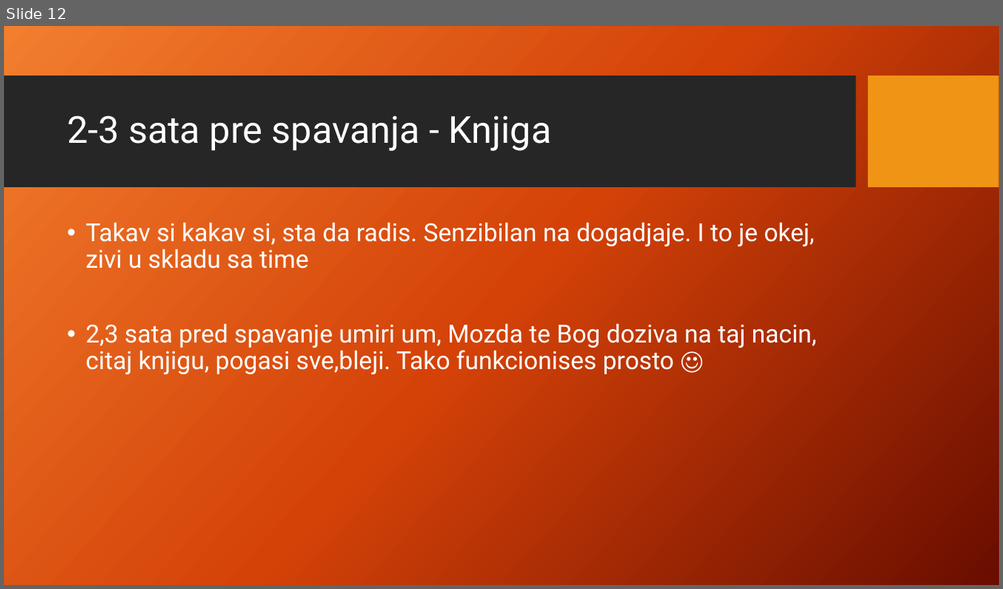
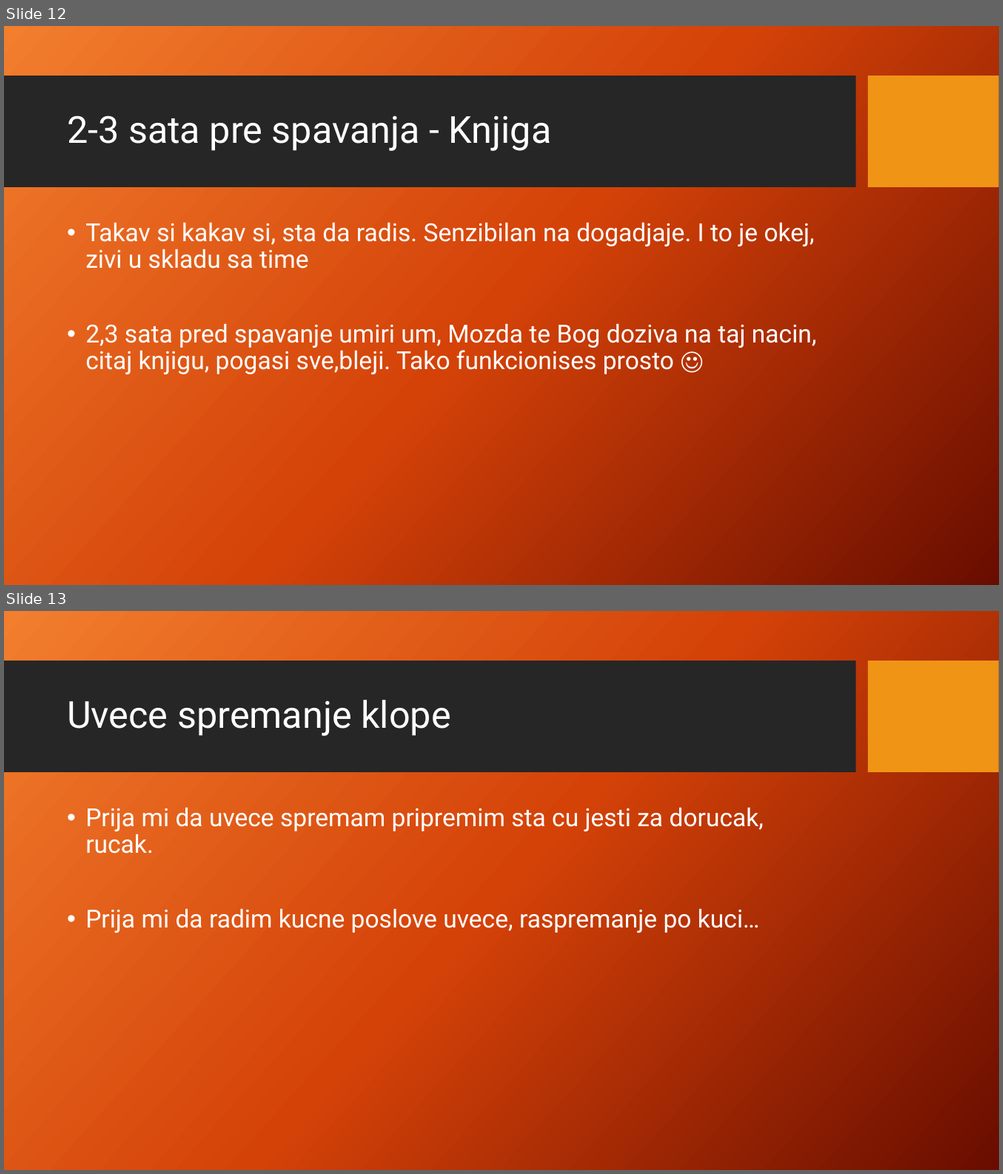
Before and after one commit to mladenpopovic808/Fundamenti, a slide deck: Fundamenti zivota.pptx. Shown one above the other, each under a label of ours: slide 12 before the commit, slides 12 and 13 after it. The pictures are 1003x589 and 1003x1174 pixels, drawn with LibreOffice and Linux fonts; fonts in the diff are those of the drawing; background and template pictures are left out. Boxes give left, top, right and bottom in pixels: in the first picture for what was removed or moved away, otherwise in the second. Text is boxed around its words. In the diff, an @@ line names an element or a change of style, - is before the commit and + after.

```diff
--- a/Fundamenti zivota.pptx
+++ b/Fundamenti zivota.pptx
@@ slide 13 added at [4,611,999,1170], background picture (left out); not listed: 2 template elements that a slide beside it also shows @@
@@ title added at [67,700,450,736], 36 pt, text #FFFFFF @@
+Uvece spremanje klope
@@ text added at [85,807,763,933], 24 pt, text #FFFFFF @@
+• Prija mi da uvece spremam pripremim sta cu jesti za dorucak, rucak.
+• Prija mi da radim kucne poslove uvece, raspremanje po kuci…
```
